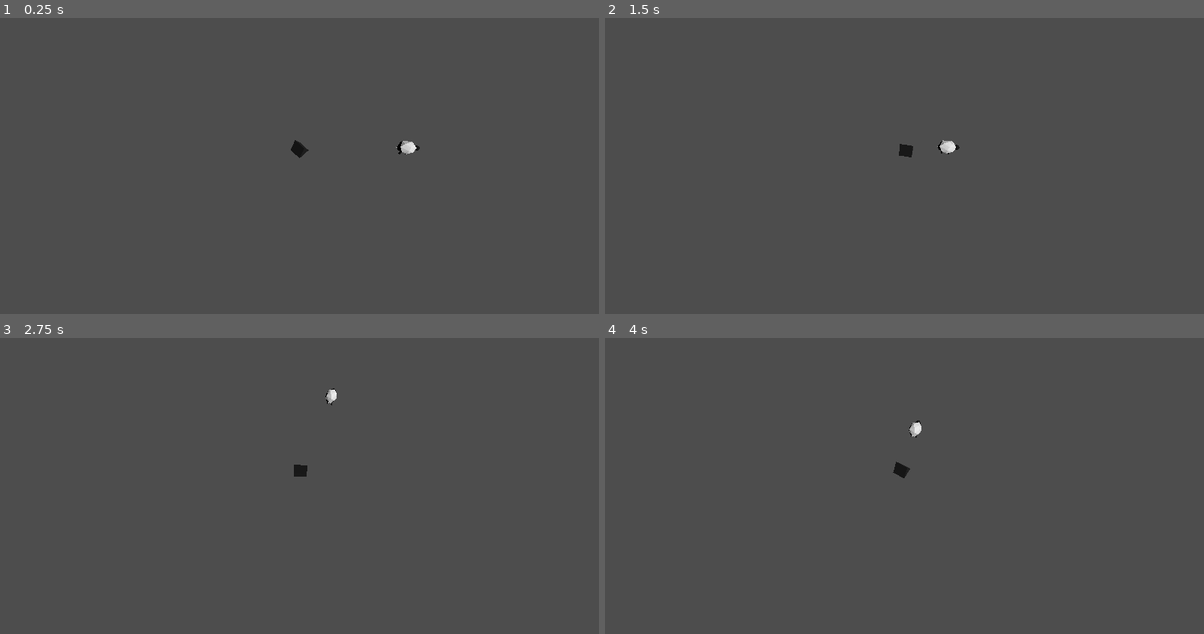
Above: before the commit, frames 1-4 (two rows, left to right).
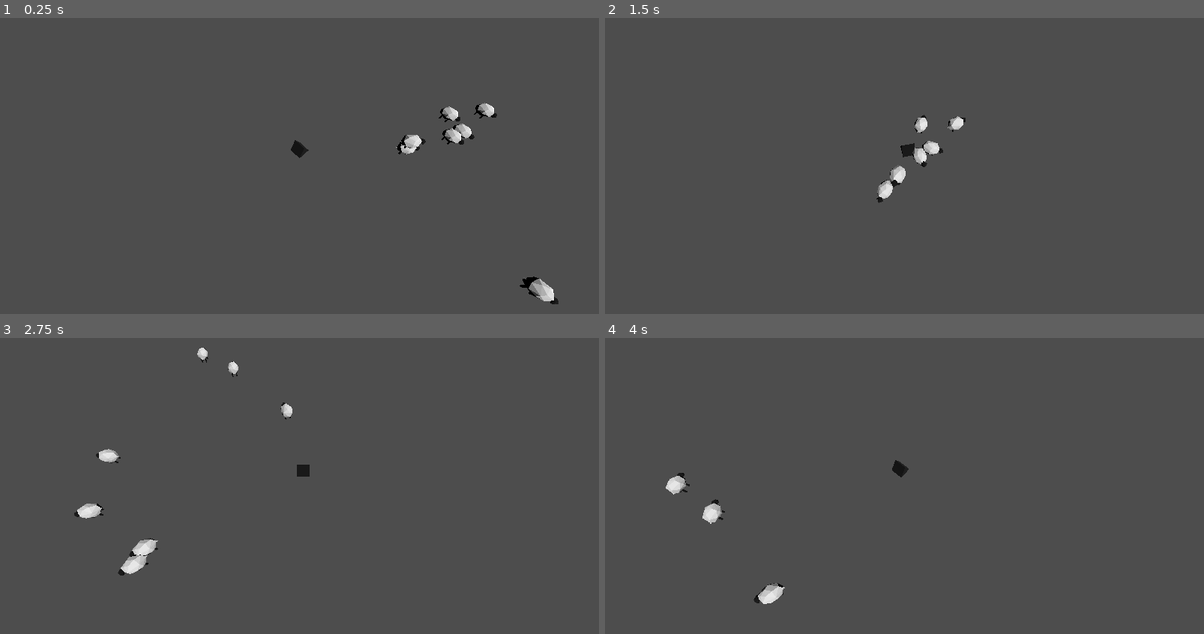
Above: after the commit, the same moments.

Repository: thygrrr/minijam-2023-11
Game: Godot game, scene res://game-moritz.tscn
Same seed, same stepped clock (60 frames per second), same inputs: the game is played once before the commit and once after it.
Inputs:
- Up to frame 1 (0.25 s): no input
- Up to frame 2 (1.5 s): hold D (right) 0.53-1.28 s; hold S (down) from 1.28 s (still down)
- Up to frame 3 (2.75 s): release S (down) at 2.03 s; hold D (right) from 2.03 s (still down)
- Up to frame 4 (4 s): release D (right) at 2.78 s; hold W (up) 2.78-3.53 s; hold A (left) from 3.53 s (still down)

The runs differ from the first frame. In frame 1, 0.9% of the frame differs, in the area x 66-94%, y 28-97%; in frame 2, 0.8%; in frame 3, 1.0%, in the area x 12-57%, y 3-81%; in frame 4, 0.7%.

Commit message:
moar sheep

Diff:
--- a/actors/dog.tscn
+++ b/actors/dog.tscn
@@ -23,6 +23,8 @@
 
 [node name="Dog Controller" type="CharacterBody3D" parent="." node_paths=PackedStringArray("observer")]
 script = ExtResource("1_30yob")
+SPEED = 20.0
+ACCEL = 50.0
 observer = NodePath("../Camera Rig/Follow Plane/Camera3D")
 
 [node name="Smooth Mesh Mover" type="Node3D" parent="Dog Controller" node_paths=PackedStringArray("target")]
--- a/game-moritz.tscn
+++ b/game-moritz.tscn
@@ -13,6 +13,24 @@
 [node name="Sheep" parent="." instance=ExtResource("2_c4ghx")]
 transform = Transform3D(1, 0, 0, 0, 1, 0, 0, 0, 1, 0.16029, 0, 2.02581)
 
+[node name="Sheep2" parent="." instance=ExtResource("2_c4ghx")]
+transform = Transform3D(1, 0, 0, 0, 1, 0, 0, 0, 1, 0.16029, 0, 2.02581)
+
+[node name="Sheep3" parent="." instance=ExtResource("2_c4ghx")]
+transform = Transform3D(1, 0, 0, 0, 1, 0, 0, 0, 1, 3.58751, 0, 3.95179)
+
+[node name="Sheep4" parent="." instance=ExtResource("2_c4ghx")]
+transform = Transform3D(1, 0, 0, 0, 1, 0, 0, 0, 1, 4.57507, 0, 4.28223)
+
+[node name="Sheep5" parent="." instance=ExtResource("2_c4ghx")]
+transform = Transform3D(1, 0, 0, 0, 1, 0, 0, 0, 1, 5.38044, 0, 2.73745)
+
+[node name="Sheep6" parent="." instance=ExtResource("2_c4ghx")]
+transform = Transform3D(1, 0, 0, 0, 1, 0, 0, 0, 1, -2.20042, 9.53674e-07, 12.4175)
+
+[node name="Sheep7" parent="." instance=ExtResource("2_c4ghx")]
+transform = Transform3D(1, 0, 0, 0, 1, 0, 0, 0, 1, 7.8705, 0, 4.62918)
+
 [node name="DirectionalLight3D" type="DirectionalLight3D" parent="."]
 transform = Transform3D(1, 0, 0, 0, 0.586033, 0.810287, 0, -0.810287, 0.586033, 0, 0, 0)
 
